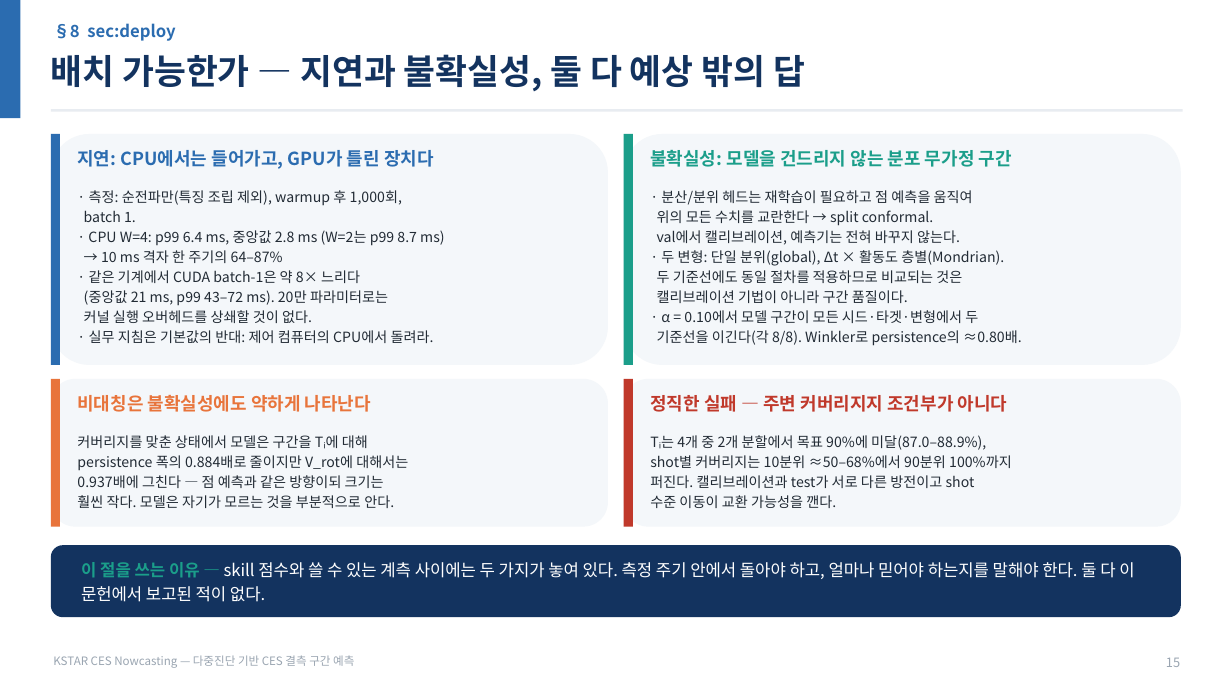
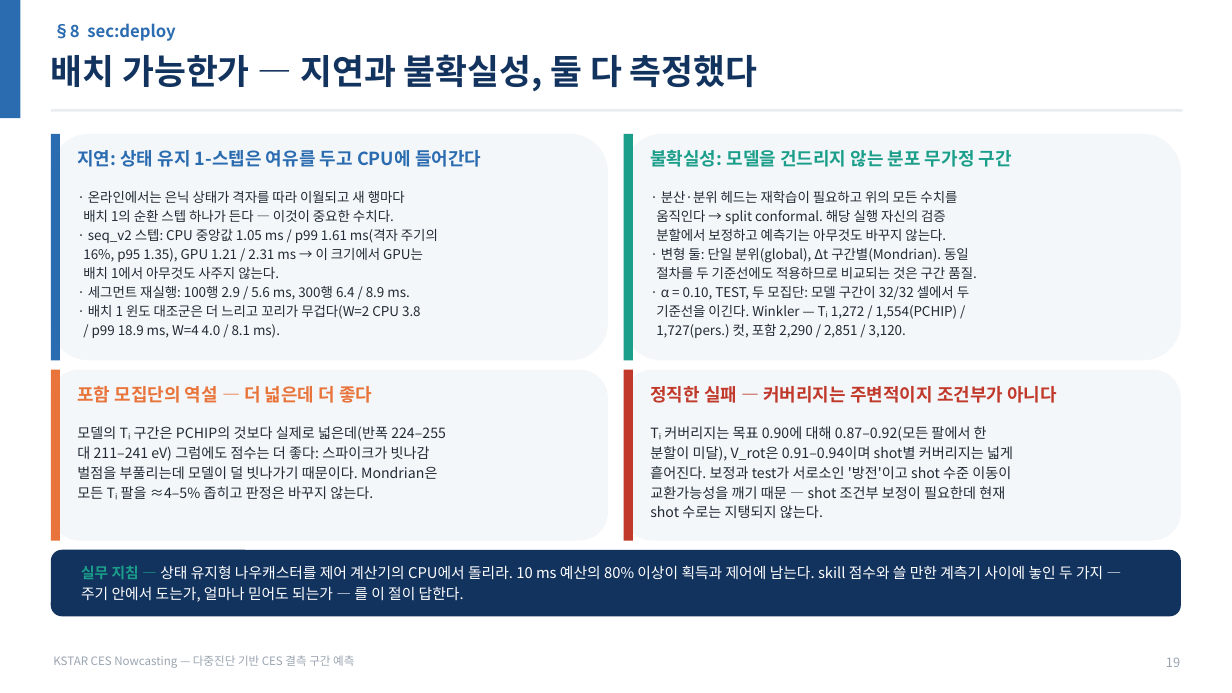
Before and after one commit to iseungsang01/ml-intern-revision, a slide deck: slide 20 of docs/presentation/KSTAR_CES_연구흐름.pptx (slide 16 before the commit). Drawn at 1232x693 pixels with LibreOffice and Linux fonts; fonts in the diff are those of the drawing. Boxes give left, top, right and bottom in pixels: in the first picture for what was removed or moved away, otherwise in the second. Text is boxed around its words. In the diff, an @@ line names an element or a change of style, - is before the commit and + after.

Commit message:
Rebuild all four presentation decks on the confirmed protocol (§8ab): seq_v2 main model, W=2 window control, two co-primary populations, B.1 gate, campaign-split survival, ladder+scaling, new defense Q&A; FIT/preview warnings 0; README updated

```diff
--- a/docs/presentation/KSTAR_CES_연구흐름.pptx
+++ b/docs/presentation/KSTAR_CES_연구흐름.pptx
@@ text at (x1=51, y1=54, x2=758, y2=91): text changed @@
-배치 가능한가 — 지연과 불확실성, 둘 다 예상 밖의 답
+배치 가능한가 — 지연과 불확실성, 둘 다 측정했다
@@ rounded rectangle resized from (x1=51, y1=134, x2=608, y2=365) to (x1=51, y1=134, x2=608, y2=360) @@
@@ rectangle resized from (x1=51, y1=134, x2=60, y2=365) to (x1=51, y1=134, x2=60, y2=360) @@
@@ rounded rectangle resized from (x1=624, y1=134, x2=1181, y2=365) to (x1=624, y1=134, x2=1181, y2=360) @@
@@ rectangle resized from (x1=624, y1=134, x2=633, y2=365) to (x1=624, y1=134, x2=633, y2=360) @@
@@ text at (x1=77, y1=150, x2=481, y2=167): text changed @@
-지연: CPU에서는 들어가고, GPU가 틀린 장치다
+지연: 상태 유지 1-스텝은 여유를 두고 CPU에 들어간다
@@ text at (x1=83, y1=191, x2=438, y2=338): text changed; size 11 to 10.5 pt @@
-· 측정: 순전파만(특징 조립 제외), warmup 후 1,000회,
-batch 1.
-· CPU W=4: p99 6.4 ms, 중앙값 2.8 ms (W=2는 p99 8.7 ms)
-→ 10 ms 격자 한 주기의 64–87%
-· 같은 기계에서 CUDA batch-1은 약 8× 느리다
-(중앙값 21 ms, p99 43–72 ms). 20만 파라미터로는
-커널 실행 오버헤드를 상쇄할 것이 없다.
-· 실무 지침은 기본값의 반대: 제어 컴퓨터의 CPU에서 돌려라.
+· 온라인에서는 은닉 상태가 격자를 따라 이월되고 새 행마다
+배치 1의 순환 스텝 하나가 든다 — 이것이 중요한 수치다.
+· seq_v2 스텝: CPU 중앙값 1.05 ms / p99 1.61 ms(격자 주기의
+16%, p95 1.35), GPU 1.21 / 2.31 ms → 이 크기에서 GPU는
+배치 1에서 아무것도 사주지 않는다.
+· 세그먼트 재실행: 100행 2.9 / 5.6 ms, 300행 6.4 / 8.9 ms.
+· 배치 1 윈도 대조군은 더 느리고 꼬리가 무겁다(W=2 CPU 3.8
+/ p99 18.9 ms, W=4 4.0 / 8.1 ms).
@@ text at (x1=656, y1=191, x2=976, y2=338): text changed; size 11 to 10.5 pt @@
-· 분산/분위 헤드는 재학습이 필요하고 점 예측을 움직여
-위의 모든 수치를 교란한다 → split conformal.
-val에서 캘리브레이션, 예측기는 전혀 바꾸지 않는다.
-· 두 변형: 단일 분위(global), Δt × 활동도 층별(Mondrian).
-두 기준선에도 동일 절차를 적용하므로 비교되는 것은
-캘리브레이션 기법이 아니라 구간 품질이다.
-· α = 0.10에서 모델 구간이 모든 시드·타겟·변형에서 두
-기준선을 이긴다(각 8/8). Winkler로 persistence의 ≈0.80배.
+· 분산·분위 헤드는 재학습이 필요하고 위의 모든 수치를
+움직인다 → split conformal. 해당 실행 자신의 검증
+분할에서 보정하고 예측기는 아무것도 바꾸지 않는다.
+· 변형 둘: 단일 분위(global), Δt 구간별(Mondrian). 동일
+절차를 두 기준선에도 적용하므로 비교되는 것은 구간 품질.
+· α = 0.10, TEST, 두 모집단: 모델 구간이 32/32 셀에서 두
+기준선을 이긴다. Winkler — Tᵢ 1,272 / 1,554(PCHIP) /
+1,727(pers.) 컷, 포함 2,290 / 2,851 / 3,120.
@@ rounded rectangle resized from (x1=51, y1=379, x2=608, y2=527) to (x1=51, y1=370, x2=608, y2=541) @@
@@ rectangle resized from (x1=51, y1=379, x2=60, y2=527) to (x1=51, y1=370, x2=60, y2=541) @@
@@ text at (x1=77, y1=386, x2=372, y2=403): text changed @@
-비대칭은 불확실성에도 약하게 나타난다
+포함 모집단의 역설 — 더 넓은데 더 좋다
@@ rounded rectangle resized from (x1=624, y1=379, x2=1181, y2=527) to (x1=624, y1=370, x2=1181, y2=541) @@
@@ rectangle resized from (x1=624, y1=379, x2=633, y2=527) to (x1=624, y1=370, x2=633, y2=541) @@
@@ text at (x1=650, y1=386, x2=1057, y2=403): text changed @@
-정직한 실패 — 주변 커버리지지 조건부가 아니다
+정직한 실패 — 커버리지는 주변적이지 조건부가 아니다
@@ text at (x1=77, y1=426, x2=446, y2=499): text changed @@
-커버리지를 맞춘 상태에서 모델은 구간을 Tᵢ에 대해
-persistence 폭의 0.884배로 줄이지만 V_rot에 대해서는
-0.937배에 그친다 — 점 예측과 같은 방향이되 크기는
-훨씬 작다. 모델은 자기가 모르는 것을 부분적으로 안다.
+모델의 Tᵢ 구간은 PCHIP의 것보다 실제로 넓은데(반폭 224–255
+대 211–241 eV) 그럼에도 점수는 더 좋다: 스파이크가 빗나감
+벌점을 부풀리는데 모델이 덜 빗나가기 때문이다. Mondrian은
+모든 Tᵢ 팔을 ≈4–5% 좁히고 판정은 바꾸지 않는다.
@@ text at (x1=650, y1=426, x2=1013, y2=518): text changed @@
-Tᵢ는 4개 중 2개 분할에서 목표 90%에 미달(87.0–88.9%),
-shot별 커버리지는 10분위 ≈50–68%에서 90분위 100%까지
-퍼진다. 캘리브레이션과 test가 서로 다른 방전이고 shot
-수준 이동이 교환 가능성을 깬다.
+Tᵢ 커버리지는 목표 0.90에 대해 0.87–0.92(모든 팔에서 한
+분할이 미달), V_rot은 0.91–0.94이며 shot별 커버리지는 넓게
+흩어진다. 보정과 test가 서로소인 '방전'이고 shot 수준 이동이
+교환가능성을 깨기 때문 — shot 조건부 보정이 필요한데 현재
+shot 수로는 지탱되지 않는다.
@@ rounded rectangle resized from (x1=51, y1=545, x2=1181, y2=617) to (x1=51, y1=550, x2=1181, y2=616) @@
@@ text at (x1=81, y1=565, x2=1103, y2=602): text changed; size 13 to 11.5 pt @@
-이 절을 쓰는 이유 — skill 점수와 쓸 수 있는 계측 사이에는 두 가지가 놓여 있다. 측정 주기 안에서 돌아야 하고, 얼마나 믿어야 하는지를 말해야 한다. 둘 다 이 문헌에서 보고된 적이 없다.
+실무 지침 — 상태 유지형 나우캐스터를 제어 계산기의 CPU에서 돌리라. 10 ms 예산의 80% 이상이 획득과 제어에 남는다. skill 점수와 쓸 만한 계측기 사이에 놓인 두 가지 — 주기 안에서 도는가, 얼마나 믿어도 되는가 — 를 이 절이 답한다.
```
Also in this commit, not shown: 10 other slides changed, 11 slides added, 7 slides removed, 9 other files.
